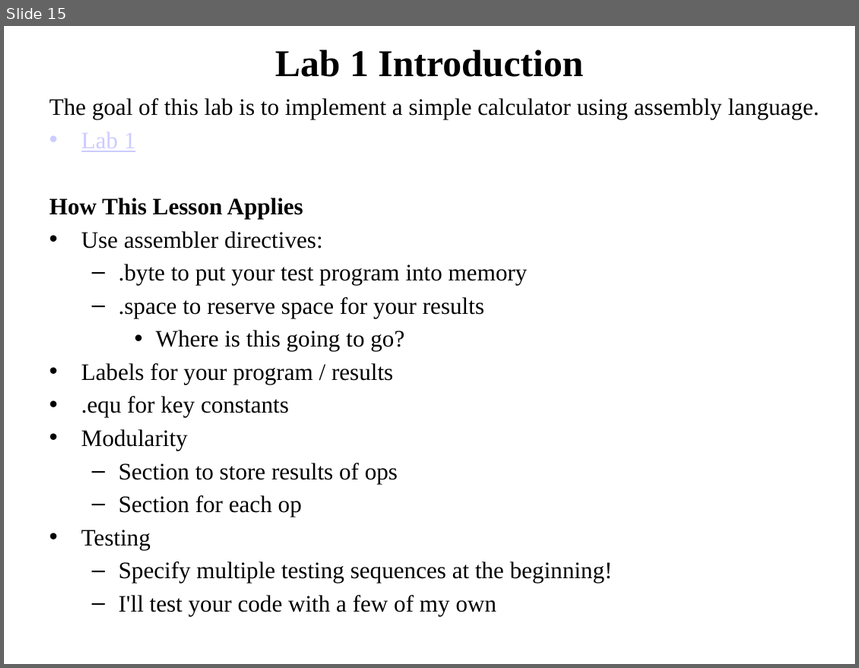
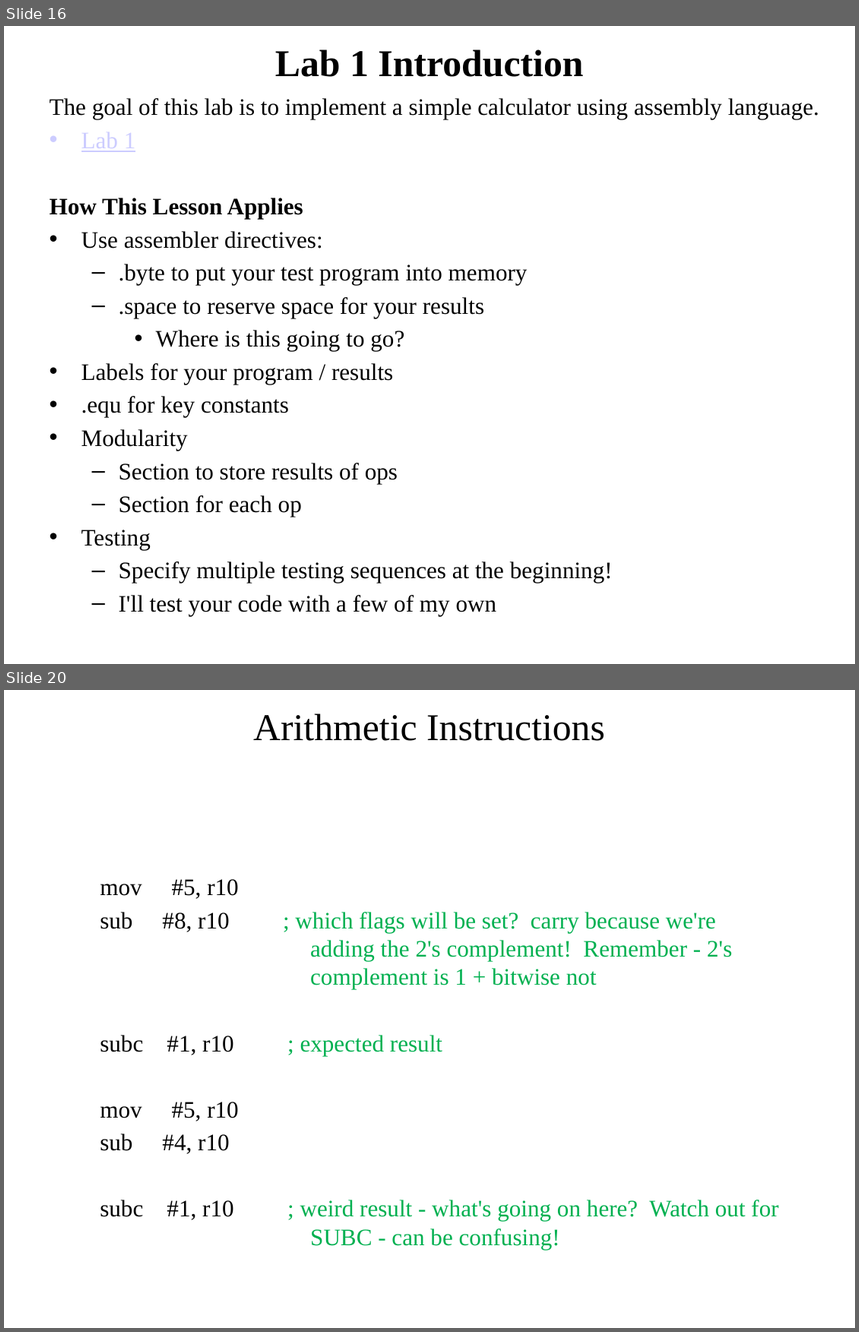
Before and after one commit to pw4rn3r/ECE382, a slide deck: notes/L7/Lsn7.pptx. Shown one above the other, each under a label of ours: slide 15 before the commit, slides 16 and 20 after it; the slides between them are not shown. The pictures are 859x668 and 859x1332 pixels, drawn with LibreOffice and Linux fonts; fonts in the diff are those of the drawing. Boxes give left, top, right and bottom in pixels: in the first picture for what was removed or moved away, otherwise in the second. Text is boxed around its words. In the diff, an @@ line names an element or a change of style, - is before the commit and + after.

```diff
--- a/notes/L7/Lsn7.pptx
+++ b/notes/L7/Lsn7.pptx
@@ slide 20 added at (x1=4, y1=690, x2=855, y2=1328), background #FFFFFF @@
@@ title added at (x1=253, y1=714, x2=605, y2=741), 32 pt, text #000000 @@
+Arithmetic Instructions
@@ text added at (x1=100, y1=879, x2=778, y2=1250), 20 pt, text #00B050 @@
+mov #5, r10
+sub #8, r10 ; which flags will be set? carry because we're adding the 2's complement! Remember - 2's complement is 1 + bitwise not
+subc #1, r10 ; expected result
+mov #5, r10
+sub #4, r10
+subc #1, r10 ; weird result - what's going on here? Watch out for SUBC - can be confusing!
@@ what was slide 15 is now slide 16 @@
```
Also in this commit, not shown: 5 slides changed, 23 other slides added, 1 slide removed.
